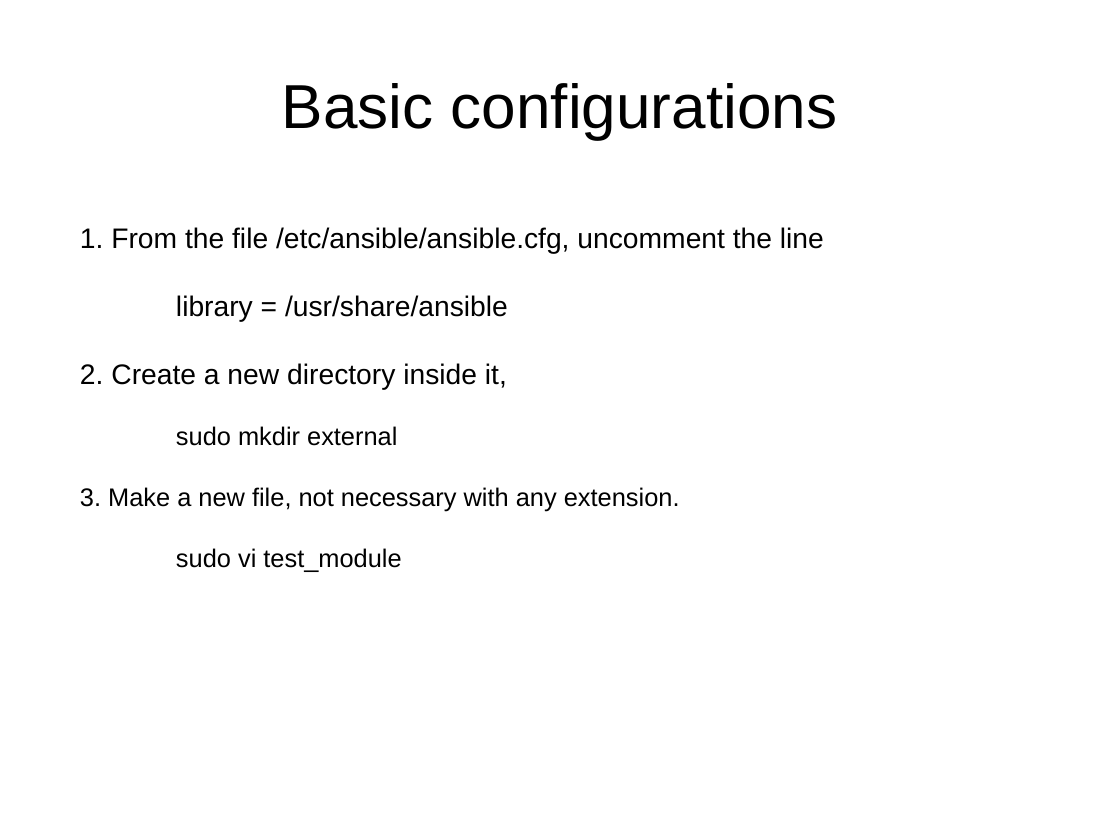
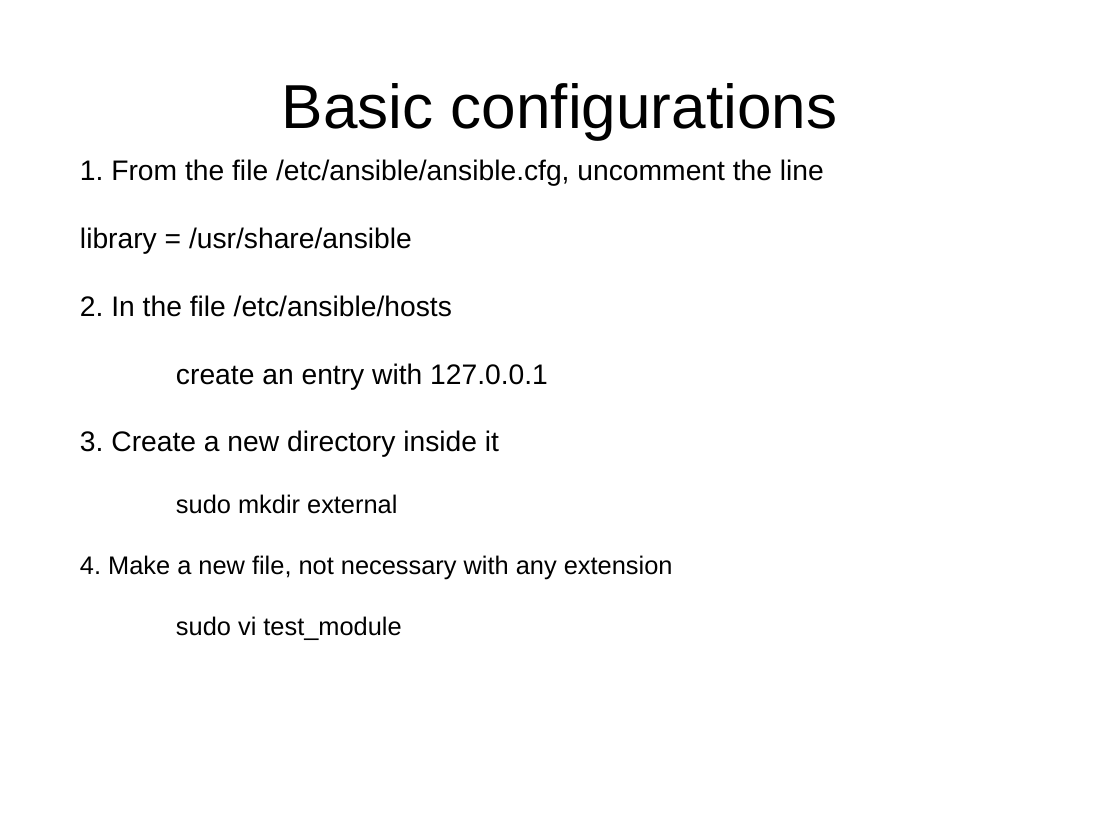
Before and after one commit to hellodk/ansible-meetup-bangalore, a slide deck: slide 10 of Contributing _to_Ansible.odp. Drawn at 1120x840 pixels with LibreOffice and Linux fonts; fonts in the diff are those of the drawing. Boxes give left, top, right and bottom in pixels: in the first picture for what was removed or moved away, otherwise in the second. Text is boxed around its words. In the diff, an @@ line names an element or a change of style, - is before the commit and + after.

```diff
--- a/Contributing _to_Ansible.odp
+++ b/Contributing _to_Ansible.odp
@@ subtitle at box(80, 227, 412, 254): list level 5 to 1 in "library = /usr/share/ansible" @@
@@ subtitle at box(80, 295, 548, 457): text changed @@
-2. Create a new directory inside it,
+2. In the file /etc/ansible/hosts
+        create an entry with 127.0.0.1
+3. Create a new directory inside it
@@ subtitle at box(80, 555, 673, 579): text changed @@
-3. Make a new file, not necessary with any extension.
+4. Make a new file, not necessary with any extension
```
Also in this commit, not shown: 3 other files.
